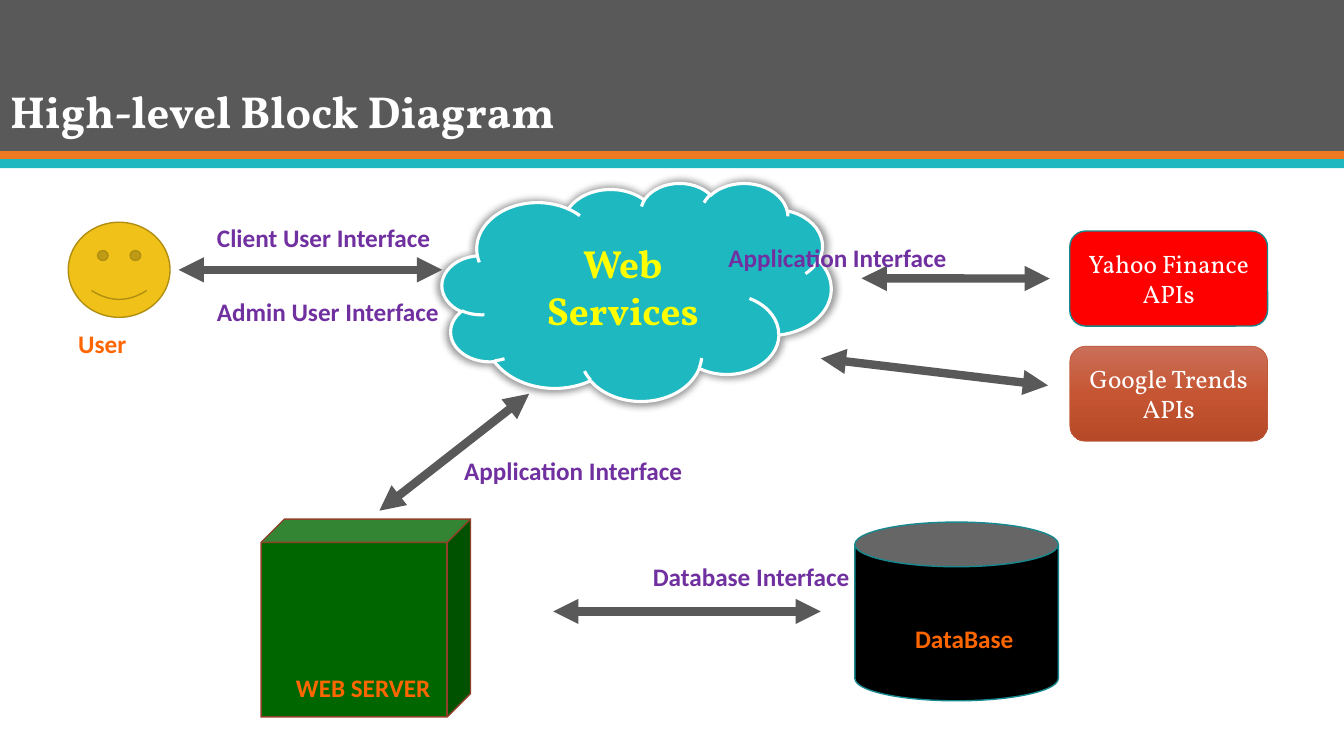
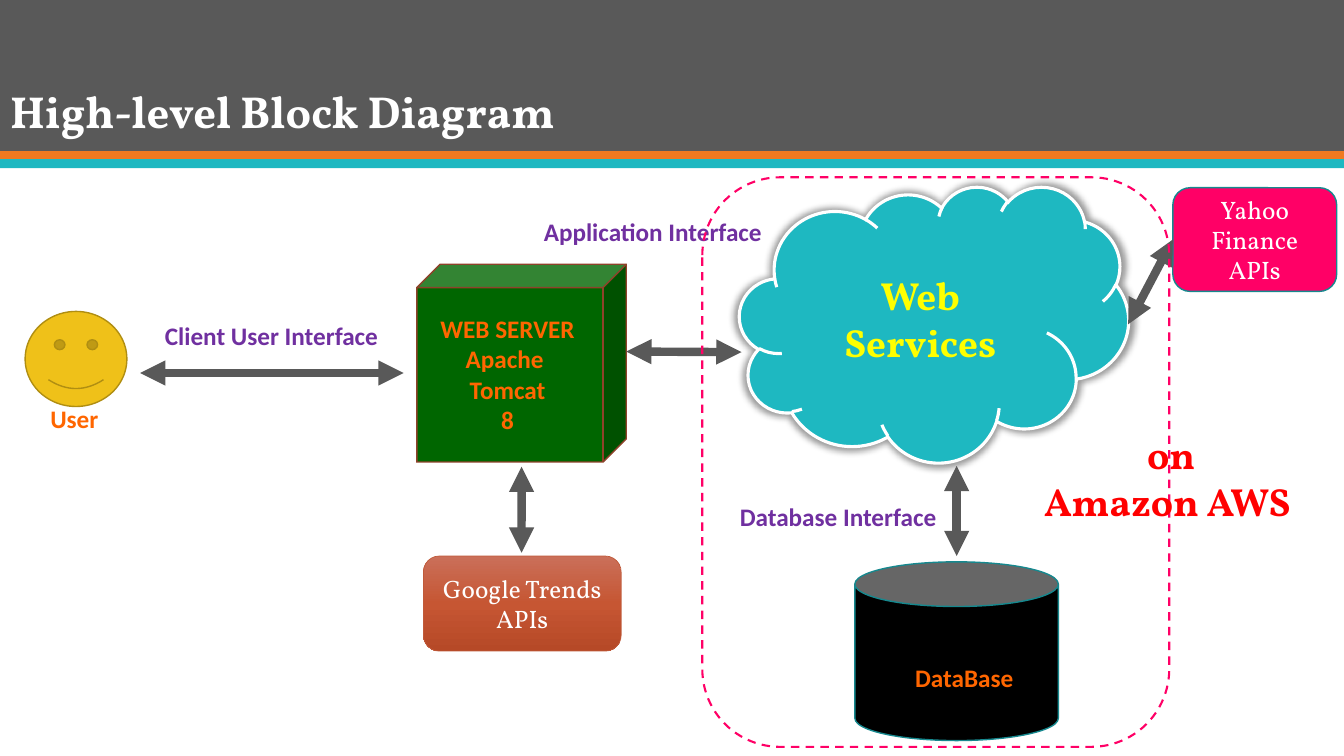
Before and after one commit to mJaiswal/Stock-Market-Prediction-Project, a slide deck: slide 5 of All Documentation/Presentations/Group 13 - ECE 568 - Final Project Preliminary Presentation.pptx (slide 7 before the commit). Drawn at 1344x756 pixels with LibreOffice and Linux fonts; fonts in the diff are those of the drawing. Boxes give left, top, right and bottom in pixels: in the first picture for what was removed or moved away, otherwise in the second. Text is boxed around its words. In the diff, an @@ line names an element or a change of style, - is before the commit and + after.

```diff
--- a/All Documentation/Presentations/Group 13 - ECE 568 - Final Project Preliminary Presentation.pptx
+++ b/All Documentation/Presentations/Group 13 - ECE 568 - Final Project Preliminary Presentation.pptx
@@ rounded rectangle added at [703,177,1170,747], outline #FF0066 1.5 pt dashed @@
@@ cloud "Web Services": place and size @@
-cloud "Web Services" at [443,182,832,400]
+cloud "Web Services" at [740,187,1129,463]
@@ rounded rectangle "Yahoo Finance APIs": place and size @@
-rounded rectangle "Yahoo Finance APIs" at [1070,231,1267,326]
+rounded rectangle "Yahoo Finance APIs" at [1174,188,1338,291]
@@ rounded rectangle "Yahoo Finance APIs" at [1174,188,1338,291]: fill #FF0000 to #FF0066 @@
@@ text "Application Interface": place and size @@
-text "Application Interface" at [728,246,946,273]
+text "Application Interface" at [544,221,761,248]
@@ cube: place and size @@
-cube at [261,519,471,717]
+cube at [417,264,627,462]
@@ double arrow moved from (862, 278) - (1051, 278) to (1128, 325) - (1174, 240) @@
@@ smiley face: place and size @@
-smiley face at [69,223,170,318]
+smiley face at [25,312,127,406]
@@ text "Client User Interface": place and size @@
-text "Client User Interface" at [217,229,430,247]
+text "Client User Interface" at [165,327,378,345]
@@ text removed at [217,303,438,321] @@
-Admin User Interface
@@ text "WEB SERVER": place and size @@
-text "WEB SERVER" at [296,680,430,697]
+text "WEB SERVER" at [440,321,574,430]
@@ text at [466,350,546,430]: paragraphs added @@
+Apache
+Tomcat
+8
@@ double arrow added from (742, 352) to (626, 352), #595959 6 pt @@
@@ double arrow moved from (178, 270) - (443, 270) to (140, 373) - (403, 373) @@
@@ text "User": place and size @@
-text "User" at [78,336,126,354]
+text "User" at [50,411,98,429]
@@ double arrow removed from (379, 511) to (529, 394) @@
@@ text added at [1044,435,1291,533], 28 pt, text #FF0000, bold @@
+on
+Amazon AWS
@@ text removed at [464,462,682,484] @@
-Application Interface
@@ double arrow moved from (821, 359) - (1049, 385) to (521, 467) - (521, 553) @@
@@ double arrow moved from (554, 612) - (821, 612) to (957, 466) - (957, 557) @@
@@ text "Database Interface": place and size @@
-text "Database Interface" at [653,568,849,586]
+text "Database Interface" at [740,508,936,526]
@@ rounded rectangle "Google Trends APIs": place and size @@
-rounded rectangle "Google Trends APIs" at [1070,346,1267,441]
+rounded rectangle "Google Trends APIs" at [423,557,621,651]
@@ cylinder: place and size @@
-cylinder at [855,522,1059,701]
+cylinder at [855,562,1059,740]
@@ text "DataBase": place and size @@
-text "DataBase" at [915,631,1013,649]
+text "DataBase" at [915,670,1013,688]
```
Also in this commit, not shown: 8 other slides changed, 2 slides added, 11 slides removed, 1 other file.
